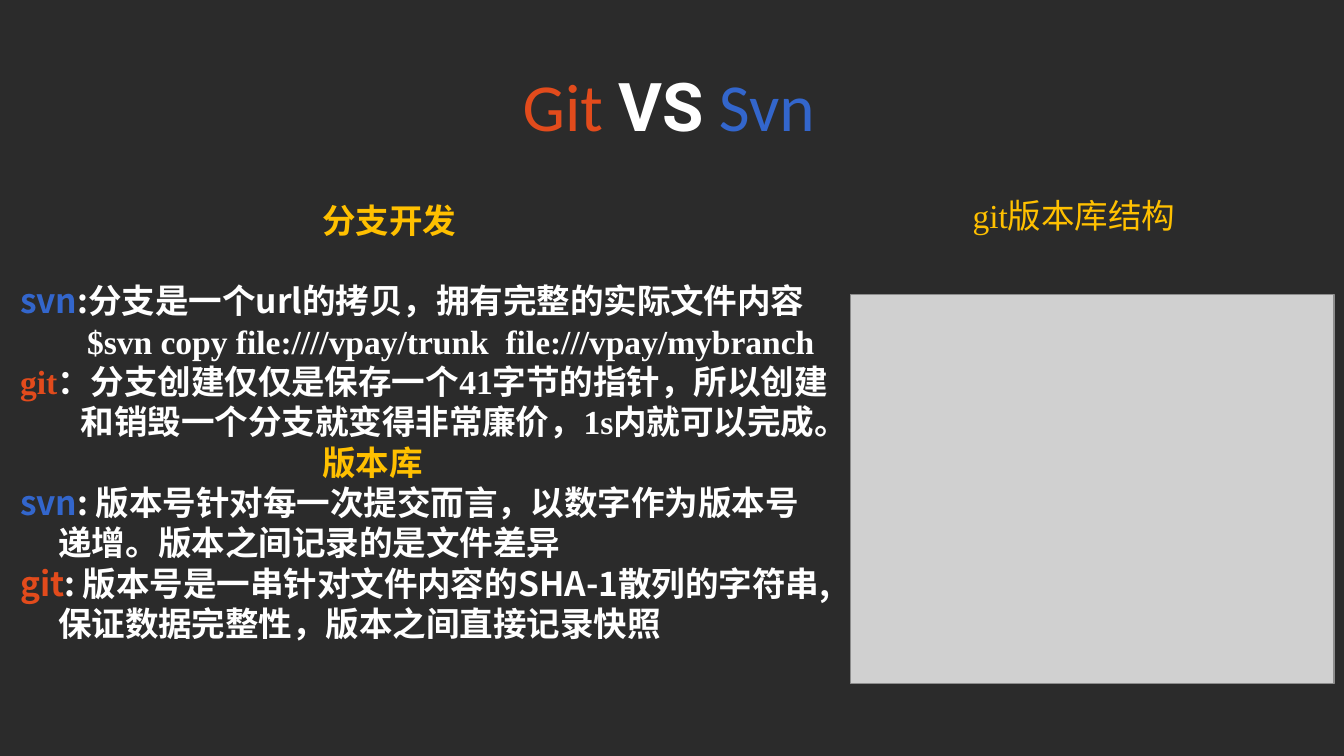
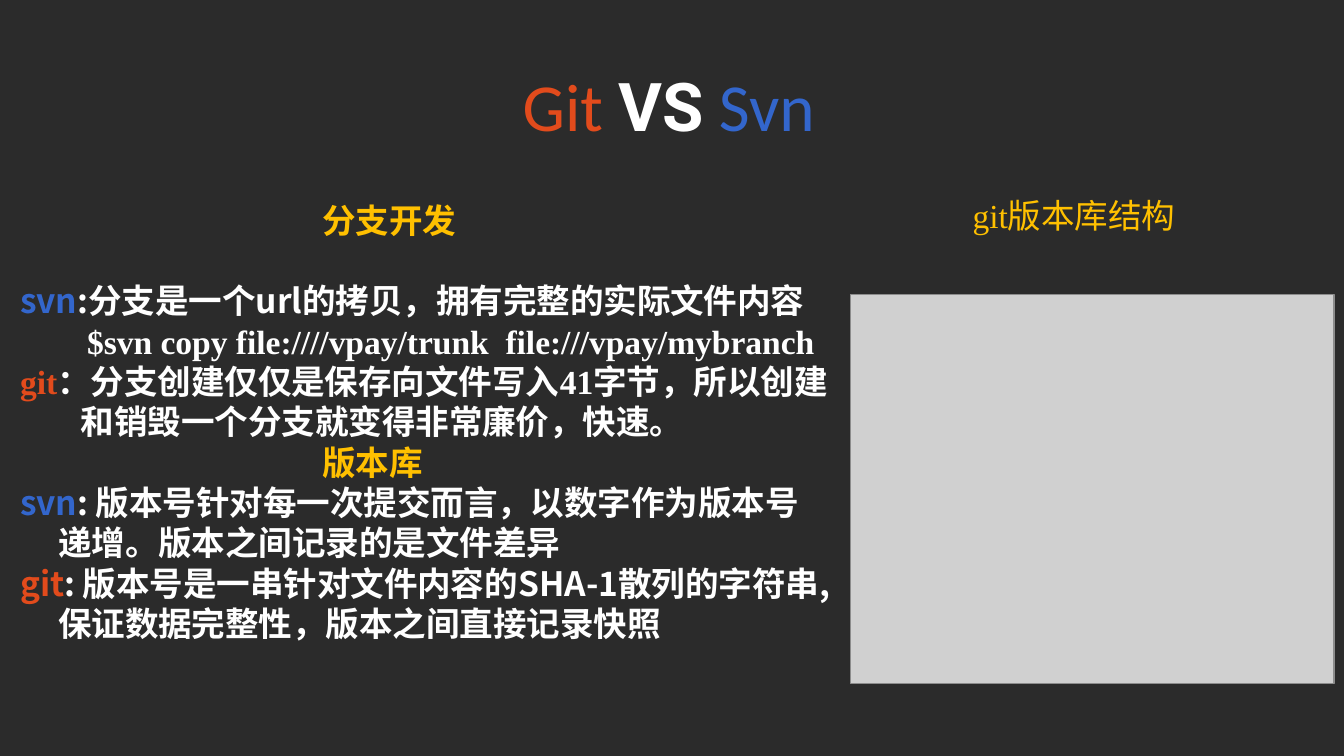
Before and after one commit to liuchangfa/workplace, a slide deck: slide 3 of training/Git/Git.ppt. Drawn at 1344x756 pixels with LibreOffice and Linux fonts; fonts in the diff are those of the drawing; grey boxes stand for pictures; background and template pictures are left out; a plain dark background stands for a picture behind light text. Boxes give left, top, right and bottom in pixels: in the first picture for what was removed or moved away, otherwise in the second. Text is boxed around its words. In the diff, an @@ line names an element or a change of style, - is before the commit and + after.

```diff
--- a/training/Git/Git.ppt
+++ b/training/Git/Git.ppt
@@ text at (x1=20, y1=368, x2=828, y2=439): text changed @@
-git：分支创建仅仅是保存一个41字节的指针，所以创建
-和销毁一个分支就变得非常廉价，1s内就可以完成。
+git：分支创建仅仅是保存向文件写入41字节，所以创建
+和销毁一个分支就变得非常廉价，快速。
```
Also in this commit, not shown: 2 other slides changed, 3 slides added, 6 other files.
